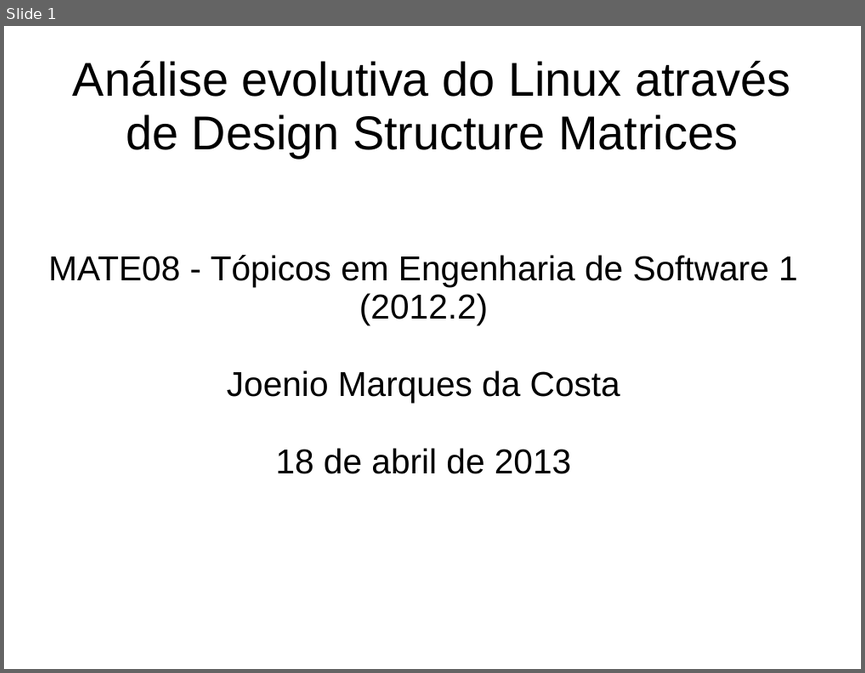
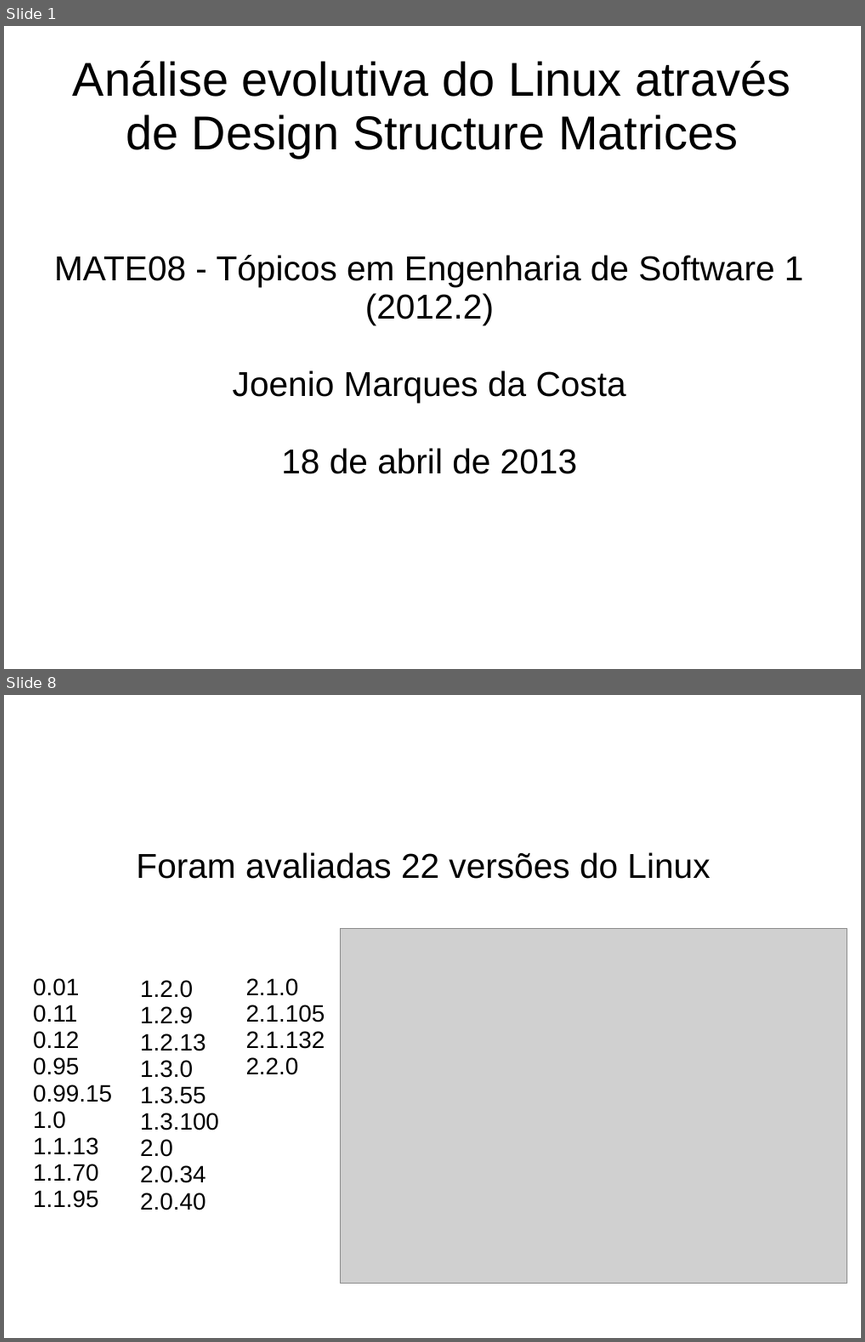
Before and after one commit to joenio/mestrado-ufba, a slide deck: MAT08/Trabalho/Relatorio/slides.ppt. Shown one above the other, each under a label of ours: slide 1 before the commit, slides 1 and 8 after it; the slides between them are not shown. The pictures are 865x673 and 865x1342 pixels, drawn with LibreOffice and Linux fonts; fonts in the diff are those of the drawing; grey boxes stand for pictures. Boxes give left, top, right and bottom in pixels: in the first picture for what was removed or moved away, otherwise in the second. Text is boxed around its words. In the diff, an @@ line names an element or a change of style, - is before the commit and + after.

```diff
--- a/MAT08/Trabalho/Relatorio/slides.ppt
+++ b/MAT08/Trabalho/Relatorio/slides.ppt
@@ slide 8 added at [4,695,861,1338], background #FFFFFF @@
@@ text added at [136,852,710,879], 32 pt, text #000000 @@
+Foram avaliadas 22 versões do Linux
@@ picture added at [341,928,847,1283] @@
@@ text added at [33,978,112,1208], 22 pt, text #000000 @@
+0.01
+0.11
+0.12
+0.95
+0.99.15
+1.0
+1.1.13
+1.1.70
+1.1.95
@@ text added at [140,980,219,1210], 22 pt, text #000000 @@
+1.2.0
+1.2.9
+1.2.13
+1.3.0
+1.3.55
+1.3.100
+2.0
+2.0.34
+2.0.40
@@ text added at [246,978,325,1075], 22 pt, text #000000 @@
+2.1.0
+2.1.105
+2.1.132
+2.2.0
@@ slide 1 changed as well @@
@@ subtitle "MATE08 - Tópicos em Engenharia ..." at [54,255,804,474]: indent changed @@
```
Also in this commit, not shown: 8 other slides added, 9 slides removed, 5 other files.
